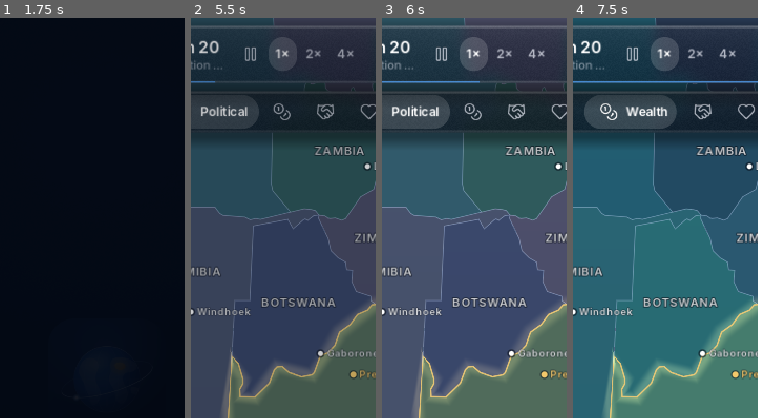
Above: before the commit, frames 1-4 (left to right).
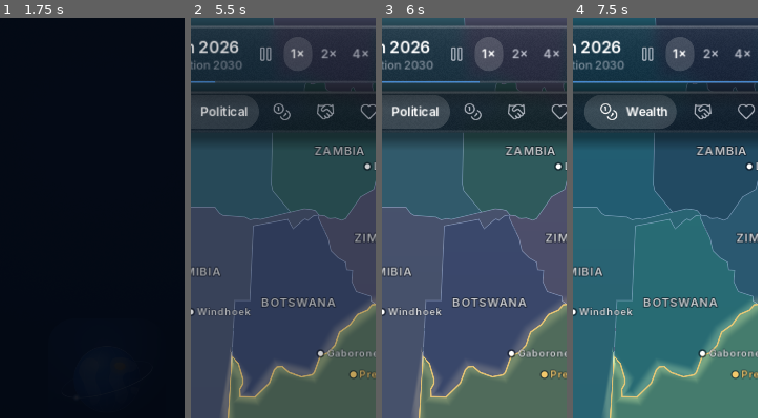
Above: after the commit, the same moments.

Repository: Arnav-Dugad/arnav-country-simulator
Game: Godot game, scene res://ui/screens/splash.tscn
The game is run twice, just before and just after one commit, with the same random seed, the same clock (stepped at 60 frames per second) and the same inputs.
Inputs (mouse positions are % of the whole screen's width and height, from its top left):
- Up to frame 1 (1.75 s): move the mouse to (72, 45) at 0.52 s; click (72, 45) at 0.67 s; tap Enter at 1.25 s; drag from (30, 55) to (45, 70) at 1.27 s
- Up to frame 2 (5.5 s): click "Skip" at 2 s; click "Skip" at 2.75 s; click "Not now, play as guest" at 3.5 s; click "Challenges" at 4.25 s; click "Surprise me" at 5 s
- Up to frame 3 (6 s): click "Political" at 5.75 s
- Up to frame 4 (7.5 s): click "Skip tour" at 6.5 s; click (46, 12) at 7.27 s
The pictures show only the part of the screen within x 21-71%, y 0-50%; the shares and areas given below are measured in that part.

Frame 1 is identical in both runs. In frame 2, 2.3% of the frame differs, in the area x 12-96%, y 4-14%; in frame 3, 2.4%; in frame 4, 2.5%.

Commit message:
Map graticule (30° lines, faint, constant width); top bar date never truncates
Co-Authored-By: Claude Opus 5.5 <noreply@anthropic.com>

Diff:
--- a/map/geo.gd
+++ b/map/geo.gd
@@ -1,6 +1,23 @@
 class_name Geo
 extends RefCounted
 ## Small geometry helpers shared by the map baker and runtime.
+
+
+## Equal Earth projection (same constants as tools/fetch_map.py), 1000 units/rad, y down.
+static func equal_earth(lon_deg: float, lat_deg: float) -> Vector2:
+	const A1 := 1.340264
+	const A2 := -0.081106
+	const A3 := 0.000893
+	const A4 := 0.003796
+	var m := sqrt(3.0) / 2.0
+	var lam := deg_to_rad(lon_deg)
+	var phi := deg_to_rad(clampf(lat_deg, -89.999, 89.999))
+	var th := asin(m * sin(phi))
+	var t2 := th * th
+	var t6 := t2 * t2 * t2
+	var x := lam * cos(th) / (m * (A1 + 3.0 * A2 * t2 + t6 * (7.0 * A3 + 9.0 * A4 * t2)))
+	var y := th * (A1 + A2 * t2 + t6 * (A3 + A4 * t2))
+	return Vector2(x, -y) * 1000.0
 
 
 ## Douglas-Peucker simplification of a closed ring (no repeated end point).
--- a/map/map_view.gd
+++ b/map/map_view.gd
@@ -81,6 +81,7 @@
 var _cam_tween: Tween
 var _sel_tween: Tween
 var _glow_bucket := -999
+var _graticule: Array[Line2D] = []
 # Feel: rubber-band edges, zoom momentum, long-press
 const LONG_PRESS := 0.45
 const ZOOM_SOFT_MIN := 0.82     # pinch may undershoot min zoom by this factor, then springs back
@@ -128,6 +129,7 @@
 	_fill_mat.set_shader_parameter(&"tex_width", float(_tex_w))
 	_fill_mat.set_shader_parameter(&"player_tint", DS.GOLD)
 	_fill_mat.set_shader_parameter(&"world_half_height", data.world_rect.size.y * 0.5)
+	_build_graticule()
 	_fill = MeshInstance2D.new()
 	_fill.mesh = MapMeshes.fill_mesh(data, PackedInt32Array(draw_order), _tex_w)
 	_fill.material = _fill_mat
@@ -166,6 +168,31 @@
 	_labels = MapLabels.new()
 	_labels.map = self
 	add_child(_labels)
+
+
+## Faint latitude/longitude lines every 30° (and the equator a touch brighter).
+func _build_graticule() -> void:
+	var lines: Array[PackedVector2Array] = []
+	for lon in range(-180, 181, 30):
+		var pts := PackedVector2Array()
+		for lat in range(-84, 85, 3):
+			pts.append(Geo.equal_earth(float(lon), float(lat)))
+		lines.append(pts)
+	for lat in range(-60, 61, 30):
+		var pts2 := PackedVector2Array()
+		for lon2 in range(-180, 181, 5):
+			pts2.append(Geo.equal_earth(float(lon2), float(lat)))
+		lines.append(pts2)
+	for k in lines.size():
+		var l := Line2D.new()
+		l.points = lines[k]
+		l.antialiased = true
+		l.joint_mode = Line2D.LINE_JOINT_ROUND
+		var equator := k == lines.size() - 3   # lat 0 is the middle parallel
+		l.default_color = Color(0.75, 0.85, 1.0, 0.085 if equator else 0.05)
+		l.set_meta(&"w", 1.2 if equator else 0.9)
+		_world.add_child(l)
+		_graticule.append(l)
 
 
 func _line_material(shader: Shader, color: Color, aa: float) -> ShaderMaterial:
@@ -446,6 +473,8 @@
 
 func _update_line_widths() -> void:
 	var px := 1.0 / zoom
+	for l in _graticule:
+		l.width = float(l.get_meta(&"w")) * px
 	# Thin borders fade out when zoomed far out to avoid a "wireframe" look.
 	var zt := clampf((zoom / min_zoom - 1.0) / 3.0, 0.0, 1.0)
 	_border_mat.set_shader_parameter(&"half_width", (BORDER_PX * 0.5 + 0.5) * px)
--- a/ui/hud/top_bar.gd
+++ b/ui/hud/top_bar.gd
@@ -20,7 +20,7 @@
 
 	var left_wrap := HBoxContainer.new()
 	left_wrap.add_theme_constant_override(&"separation", DS.S2)
-	left_wrap.size_flags_horizontal = Control.SIZE_EXPAND_FILL
+	left_wrap.size_flags_horizontal = Control.SIZE_SHRINK_BEGIN
 	row.add_child(left_wrap)
 	_flag = Flag.new()
 	left_wrap.add_child(_flag)
@@ -30,15 +30,9 @@
 	left.alignment = BoxContainer.ALIGNMENT_CENTER
 	left_wrap.add_child(left)
 	_date = Label.new()
-	_date.clip_text = true
-	_date.text_overrun_behavior = TextServer.OVERRUN_TRIM_ELLIPSIS
-	_date.custom_minimum_size = Vector2(20, 0)
 	_date.theme_type_variation = &"Headline"
 	left.add_child(_date)
 	_election = Label.new()
-	_election.clip_text = true
-	_election.text_overrun_behavior = TextServer.OVERRUN_TRIM_ELLIPSIS
-	_election.custom_minimum_size = Vector2(20, 0)
 	_election.theme_type_variation = &"Caption"
 	left.add_child(_election)
 
